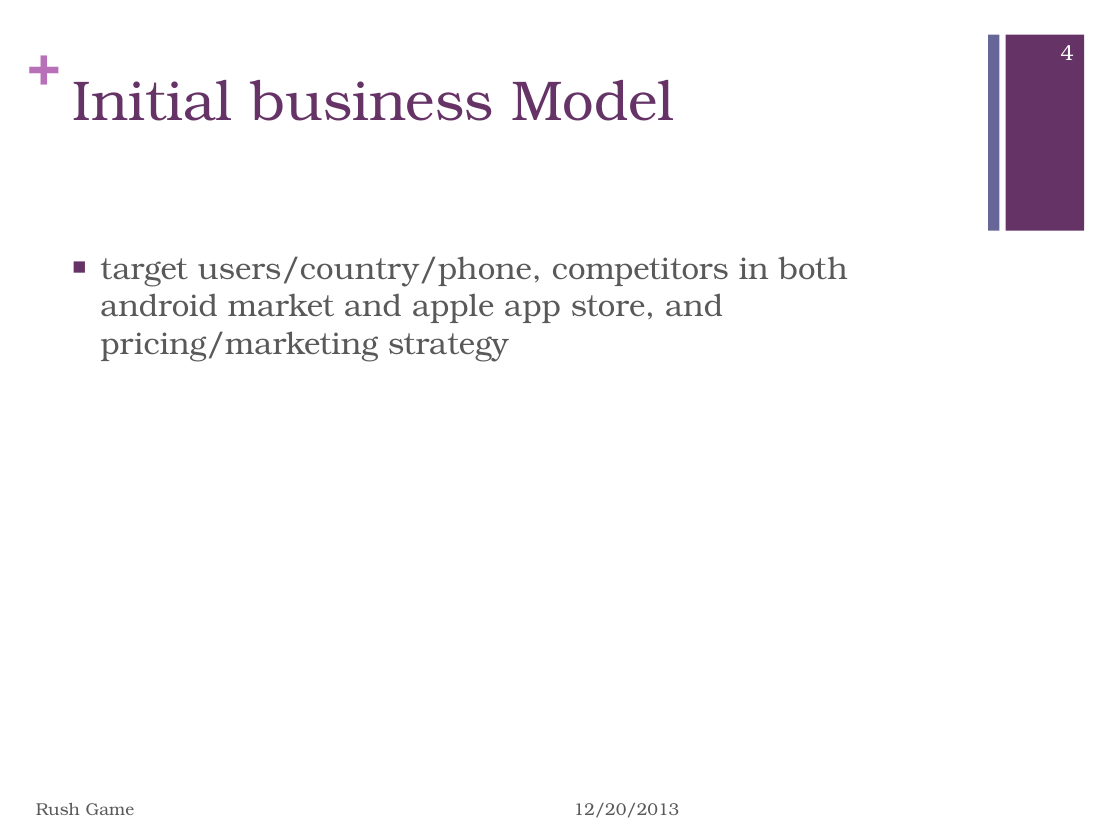
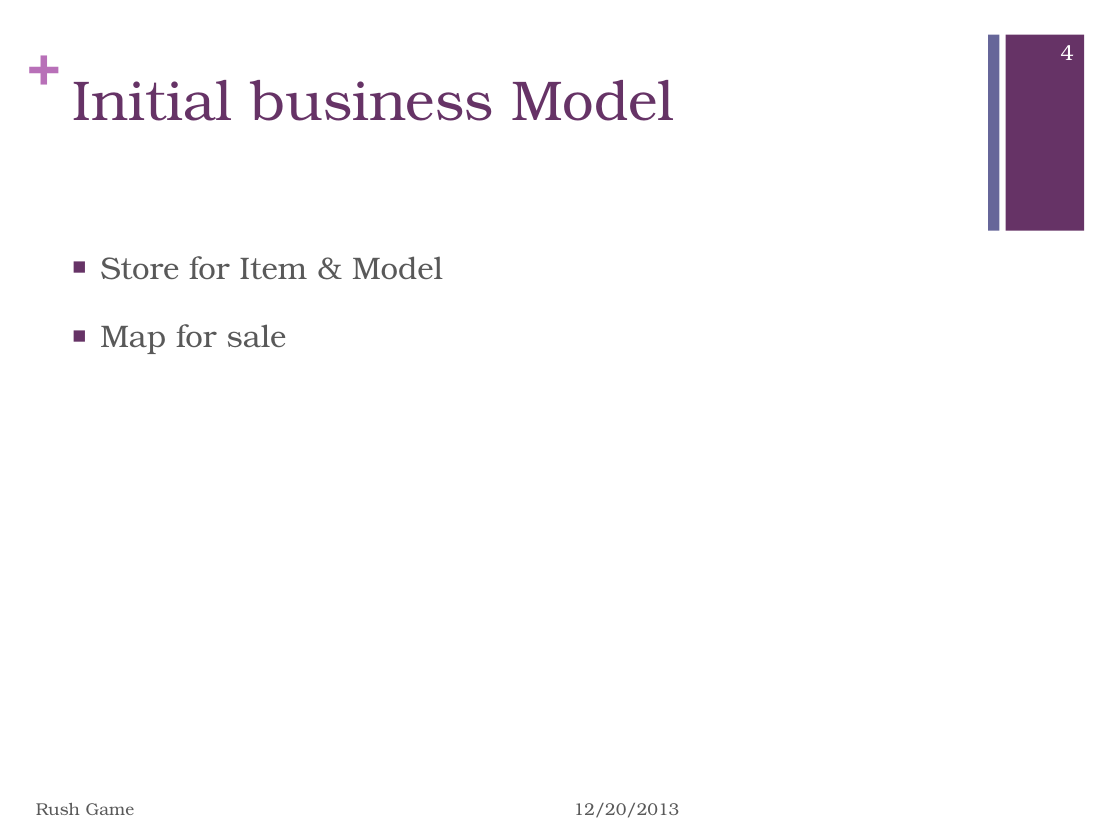
Before and after one commit to lumintos/rushgame, a slide deck: slide 4 of References/RUSH GAME.pptx. Drawn at 1120x840 pixels with LibreOffice and Linux fonts; fonts in the diff are those of the drawing; background and template pictures are left out. Boxes give left, top, right and bottom in pixels: in the first picture for what was removed or moved away, otherwise in the second. Text is boxed around its words. In the diff, an @@ line names an element or a change of style, - is before the commit and + after.

```diff
--- a/References/RUSH GAME.pptx
+++ b/References/RUSH GAME.pptx
@@ text at [100,256,443,354]: text changed @@
-■ target users/country/phone, competitors in both android market and apple app store, and pricing/marketing strategy
+■ Store for Item & Model
+■ Map for sale
```
Also in this commit, not shown: 3 other slides changed, 1 other file.
